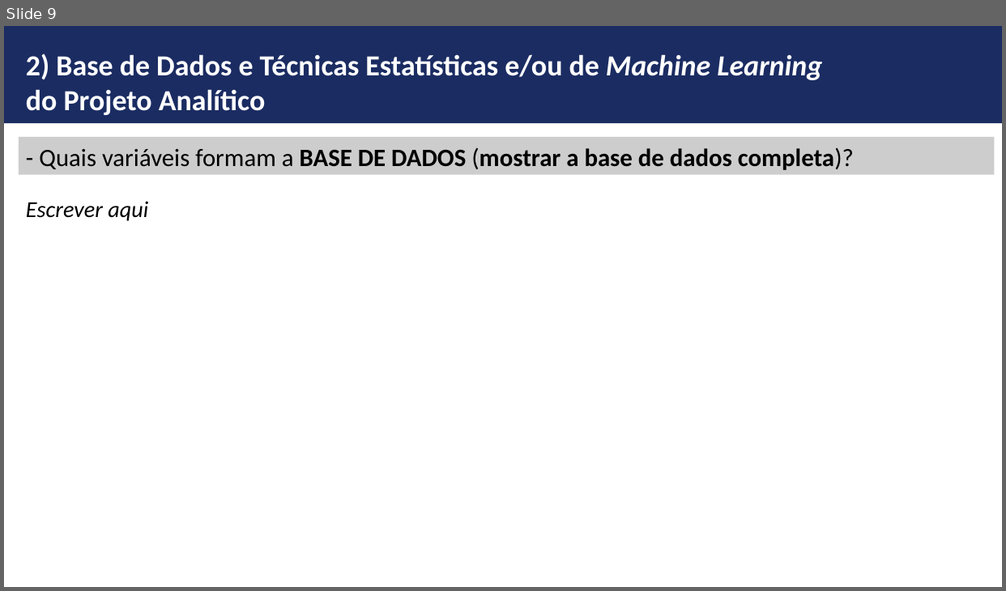
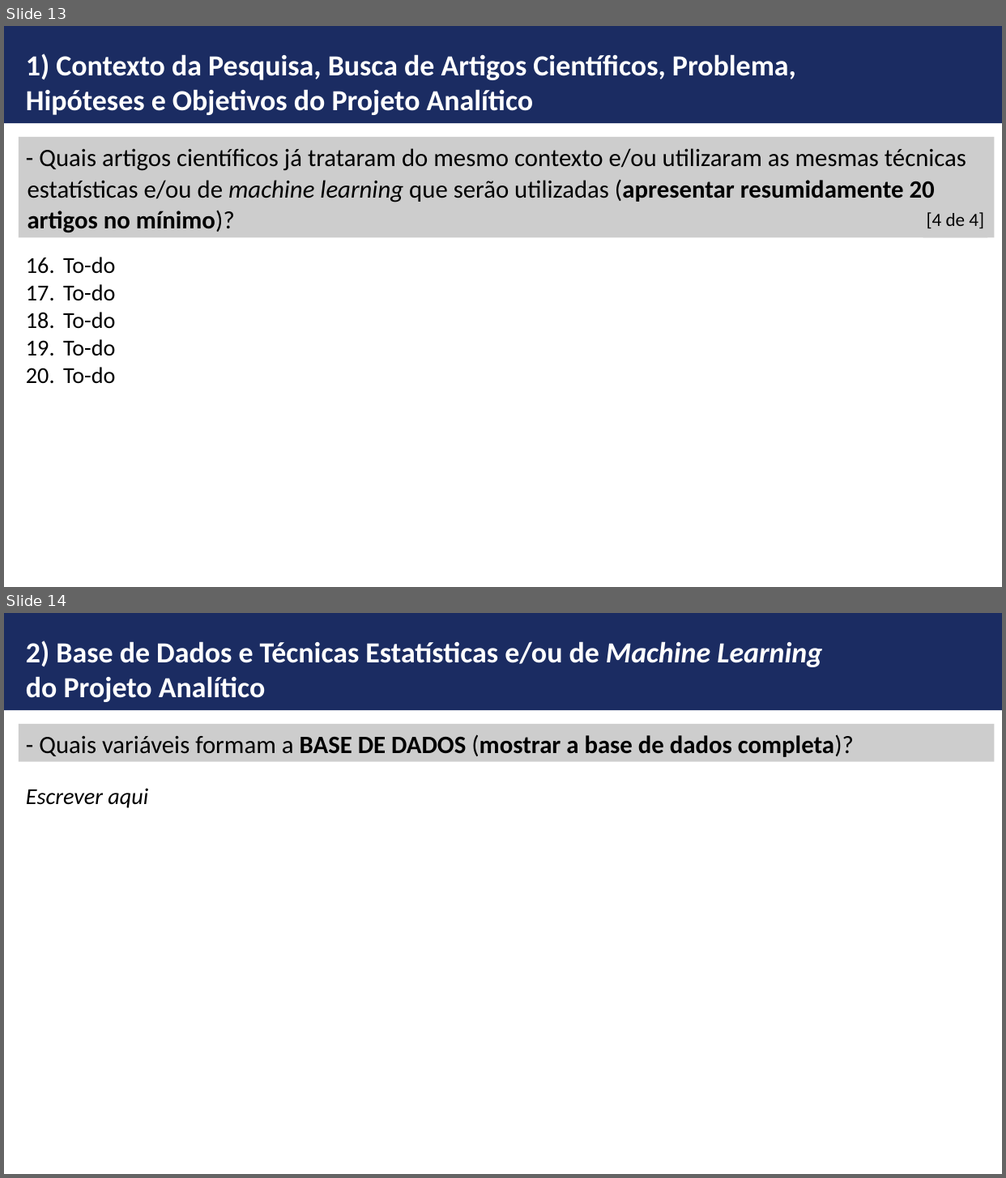
Before and after one commit to ldaniel/Challenges-Requirements-Analytical-Projects, a slide deck: presentation/FGV-MBA - Monografia - Detecção de Máscara Facial.pptx. Shown one above the other, each under a label of ours: slide 9 before the commit, slides 13 and 14 after it. The pictures are 1006x591 and 1006x1178 pixels, drawn with LibreOffice and Linux fonts; fonts in the diff are those of the drawing; background and template pictures are left out. Boxes give left, top, right and bottom in pixels: in the first picture for what was removed or moved away, otherwise in the second. Text is boxed around its words. In the diff, an @@ line names an element or a change of style, - is before the commit and + after.

```diff
--- a/presentation/FGV-MBA - Monografia - Detecção de Máscara Facial.pptx
+++ b/presentation/FGV-MBA - Monografia - Detecção de Máscara Facial.pptx
@@ slide 13 added at [4, 26, 1002, 587], background #FFFFFF; not listed: 1 template element that a slide beside it also shows @@
@@ text added at [26, 54, 796, 115], 28 pt, text #FFFFFF, bold @@
+1) Contexto da Pesquisa, Busca de Artigos Científicos, Problema, Hipóteses e Objetivos do Projeto Analítico
@@ rectangle added at [19, 137, 995, 238], fill #CDCDCD, 24 pt, text #000000 @@
+- Quais artigos científicos já trataram do mesmo contexto e/ou utilizaram as mesmas técnicas estatísticas e/ou de machine learning que serão utilizadas (apresentar resumidamente 20 artigos no mínimo)?
@@ rectangle added at [923, 199, 987, 238], fill #CDCDCD, 18 pt, text #000000 @@
+[4 de 4]
@@ text added at [63, 257, 115, 384], 22 pt, text #000000 @@
+16. To-do
+17. To-do
+18. To-do
+19. To-do
+20. To-do
@@ what was slide 9 is now slide 14 @@
```
Also in this commit, not shown: 9 slides changed, 4 other slides added.
